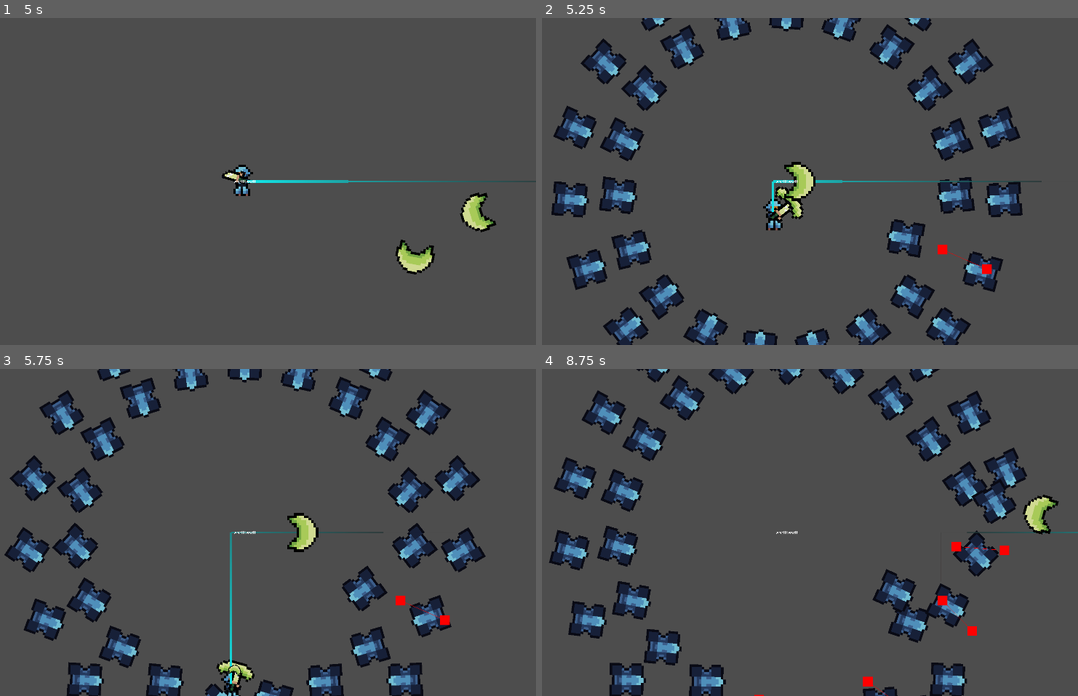
Above: before the commit, frames 1-4 (two rows, left to right).
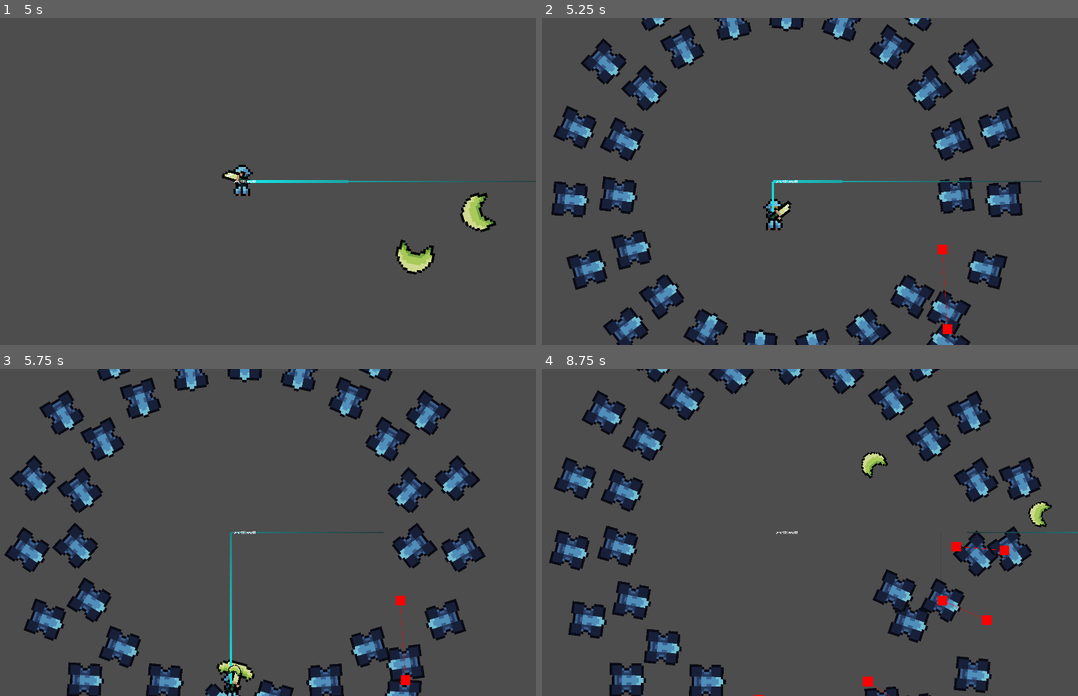
Above: after the commit, the same moments.

Repository: Augrider/Project-Endless
Game: Godot game, scene res://Main.tscn
Two runs of this game, one before a commit and one after it. Both use one fixed random seed, a clock stepped at 60 frames per second and the inputs below.
Inputs (mouse positions are in pixels of both pictures, inside the frame that each line leads up to):
- Up to frame 1 (5 s): tap Enter at 0.5 s; move the mouse to (375, 165) at 0.52 s; press the mouse at (375, 165) at 0.53 s; hold D (move_right) 0.53-1.28 s; move the mouse to (128, 197) at 1.27 s; release the mouse at (128, 197) at 1.28 s; hold S (move_back) 1.28-2.03 s; click (128, 197) at 1.35 s; move the mouse to (305, 109) at 2.02 s; press the mouse at (305, 109) at 2.03 s; hold D (move_right) 2.03-2.78 s; move the mouse to (214, 246) at 2.77 s; release the mouse at (214, 246) at 2.78 s; hold W (move_forward) 2.78-3.53 s; click (214, 246) at 2.85 s; move the mouse to (418, 230) at 3.52 s; press the mouse at (418, 230) at 3.53 s; hold A (move_left) from 3.53 s (still down); move the mouse to (69, 132) at 4.27 s; release the mouse at (69, 132) at 4.28 s; click (69, 132) at 4.35 s
- Up to frame 2 (5.25 s): move the mouse to (815, 181) at 5.02 s; release A (move_left) at 5.03 s; press the mouse at (815, 181) at 5.03 s; hold S (move_back) from 5.03 s (still down)
- Up to frame 3 (5.75 s): keep holding S (move_back)
- Up to frame 4 (8.75 s): move the mouse to (697, 450) at 5.77 s; release S (move_back) at 5.78 s; release the mouse at (697, 450) at 5.78 s; hold D (move_right) 5.78-6.53 s; click (697, 450) at 5.85 s; move the mouse to (917, 516) at 6.52 s; press the mouse at (917, 516) at 6.53 s; hold W (move_forward) 6.53-7.28 s; move the mouse to (670, 548) at 7.27 s; release the mouse at (670, 548) at 7.28 s; hold D (move_right) 7.28-8.03 s; click (670, 548) at 7.35 s; move the mouse to (847, 460) at 8.02 s; press the mouse at (847, 460) at 8.03 s; hold S (move_back) from 8.03 s (still down)

Frame 1 is identical in both runs. In frame 2, 2.9% of the frame differs, in the area x 43-87%, y 44-100%; in frame 3, 2.8%; in frame 4, 5.2%, in the area x 59-97%, y 24-100%.

Commit message:
Projectile effects prototyping

Diff:
--- a/Enemies/Scripts/Enemy.gd
+++ b/Enemies/Scripts/Enemy.gd
@@ -1,9 +1,13 @@
 class_name Enemy extends CharacterBody2D
+
+enum SIZE_CLASS { SMALL=1, MEDIUM=2, BIG=3, LARGE=4 }
 
 @export var ability_targeted:EnemyAbility
 @export var ability_spread:EnemyAbility
 @export var ability_arena:EnemyAbility
 @export var ability_chase:EnemyAbility
+
+@export var size_class: SIZE_CLASS
 
 
 func _ready() -> void:
--- a/Projectiles/DEBUG_BladeProjectile.tscn
+++ b/Projectiles/DEBUG_BladeProjectile.tscn
@@ -2,6 +2,8 @@
 
 [ext_resource type="Script" uid="uid://binu511n125kt" path="res://Projectiles/Scripts/Projectile_Linear.gd" id="1_huhrl"]
 [ext_resource type="Texture2D" uid="uid://c56dm07wtv4ek" path="res://Player/Sprites/Player_Blade.png" id="2_huhrl"]
+[ext_resource type="Script" uid="uid://ckd8x1hw8ub5c" path="res://Projectiles/Scripts/Hit Detection/ProjectileHitbox.gd" id="3_jnw5o"]
+[ext_resource type="Script" uid="uid://cefbedj1l64rp" path="res://Projectiles/Scripts/Effects/Projectile_DealDamage.gd" id="4_h8ua1"]
 
 [sub_resource type="Curve" id="Curve_huhrl"]
 _data = [Vector2(0, 0), 0.0, 2.3021889, 0, 0, Vector2(1, 1), 0.0, 0.0, 0, 0]
@@ -28,10 +30,16 @@
 [node name="Area2D" type="Area2D" parent="." unique_id=1636163517]
 collision_layer = 4
 collision_mask = 10
+script = ExtResource("3_jnw5o")
 
 [node name="CollisionShape2D" type="CollisionShape2D" parent="Area2D" unique_id=896404539]
 position = Vector2(-1, 0)
 rotation = 1.5708
 shape = SubResource("1")
 
-[connection signal="area_entered" from="Area2D" to="." method="_on_Area2D_area_entered"]
+[node name="DamageEffect" type="Node2D" parent="." unique_id=937166733 node_paths=PackedStringArray("owner_projectile")]
+script = ExtResource("4_h8ua1")
+owner_projectile = NodePath("..")
+
+[connection signal="enemy_hit" from="Area2D" to="DamageEffect" method="_on_enemy_hit"]
+[connection signal="projectile_hit" from="Area2D" to="DamageEffect" method="_on_projectile_hit"]
--- a/Projectiles/DEBUG_BladeSwipe.tscn
+++ b/Projectiles/DEBUG_BladeSwipe.tscn
@@ -2,6 +2,8 @@
 
 [ext_resource type="Script" uid="uid://binu511n125kt" path="res://Projectiles/Scripts/Projectile_Linear.gd" id="1_nr5x5"]
 [ext_resource type="Texture2D" uid="uid://c56dm07wtv4ek" path="res://Player/Sprites/Player_Blade.png" id="2_nr5x5"]
+[ext_resource type="Script" uid="uid://ckd8x1hw8ub5c" path="res://Projectiles/Scripts/Hit Detection/ProjectileHitbox.gd" id="3_fk6mn"]
+[ext_resource type="Script" uid="uid://cefbedj1l64rp" path="res://Projectiles/Scripts/Effects/Projectile_DealDamage.gd" id="4_avdvq"]
 
 [sub_resource type="Curve" id="Curve_huhrl"]
 _data = [Vector2(0, 0), 0.0, 2.3021889, 0, 0, Vector2(1, 1), 0.0, 0.0, 0, 0]
@@ -27,10 +29,16 @@
 [node name="Area2D" type="Area2D" parent="." unique_id=1636163517]
 collision_layer = 4
 collision_mask = 10
+script = ExtResource("3_fk6mn")
 
 [node name="CollisionShape2D" type="CollisionShape2D" parent="Area2D" unique_id=896404539]
 position = Vector2(0.5, -1.9967556e-06)
 rotation = 1.5708
 shape = SubResource("RectangleShape2D_nr5x5")
 
-[connection signal="area_entered" from="Area2D" to="." method="_on_Area2D_area_entered"]
+[node name="DamageEffect" type="Node2D" parent="." unique_id=698197405 node_paths=PackedStringArray("owner_projectile")]
+script = ExtResource("4_avdvq")
+owner_projectile = NodePath("..")
+
+[connection signal="enemy_hit" from="Area2D" to="DamageEffect" method="_on_enemy_hit"]
+[connection signal="projectile_hit" from="Area2D" to="DamageEffect" method="_on_projectile_hit"]
--- a/Projectiles/DEBUG_EnemyProjectile.tscn
+++ b/Projectiles/DEBUG_EnemyProjectile.tscn
@@ -2,6 +2,8 @@
 
 [ext_resource type="Script" uid="uid://binu511n125kt" path="res://Projectiles/Scripts/Projectile_Linear.gd" id="1_xefyd"]
 [ext_resource type="Texture2D" uid="uid://d2o5t7kqyp8ph" path="res://Enemies/Sprites/Enemy_Projectile.png" id="2_xefyd"]
+[ext_resource type="Script" uid="uid://ckd8x1hw8ub5c" path="res://Projectiles/Scripts/Hit Detection/ProjectileHitbox.gd" id="3_he43r"]
+[ext_resource type="Script" uid="uid://cefbedj1l64rp" path="res://Projectiles/Scripts/Effects/Projectile_DealDamage.gd" id="4_77pso"]
 
 [sub_resource type="Curve" id="Curve_y1hf8"]
 _data = [Vector2(0, 0), 0.0, 5.8812203, 0, 0, Vector2(0.24890828, 0.8089888), 0.8576776, 0.8576776, 0, 0, Vector2(1, 1), 0.0, 0.0, 0, 0]
@@ -27,9 +29,18 @@
 [node name="Area2D" type="Area2D" parent="." unique_id=1636163517]
 collision_layer = 8
 collision_mask = 4
+script = ExtResource("3_he43r")
 
 [node name="CollisionShape2D" type="CollisionShape2D" parent="Area2D" unique_id=896404539]
 rotation = 1.5708
 shape = SubResource("1")
 
-[connection signal="area_entered" from="Area2D" to="." method="_on_Area2D_area_entered"]
+[node name="DamageEffect" type="Node2D" parent="." unique_id=1865099451 node_paths=PackedStringArray("owner_projectile")]
+script = ExtResource("4_77pso")
+owner_projectile = NodePath("")
+
+[node name="CollisionShape2D" type="CollisionShape2D" parent="." unique_id=1558243646]
+rotation = 1.5708
+shape = SubResource("1")
+
+[connection signal="projectile_hit" from="Area2D" to="DamageEffect" method="_on_projectile_hit"]
--- /dev/null
+++ b/Projectiles/Scripts/Effects/Projectile_DealDamage.gd
@@ -0,0 +1,19 @@
+extends Node
+
+#Damage should be dependant on power
+#TODO: Add centralized collisions resolve if nessesary
+@export var owner_projectile:Projectile
+
+
+func _on_projectile_hit(projectile: Projectile) -> void:
+	print_debug("Projectile collided with projectile")
+	projectile.reduce_power(owner_projectile.power)
+	#owner_projectile.reduce_power(projectile.power)
+
+func _on_player_hit(player:Player):
+	player.deal_damage()
+	owner_projectile.destroy()
+
+func _on_enemy_hit(enemy:Enemy):
+	enemy.queue_free()
+	owner_projectile.destroy()
--- /dev/null
+++ b/Projectiles/Scripts/Effects/Projectile_Deflect.gd
@@ -0,0 +1,26 @@
+extends Node
+
+@export var owner_projectile:Projectile
+
+
+func _on_projectile_hit(projectile: Projectile) -> void:
+	#change projectile allegiance
+	projectile.set_allegiance(owner_projectile.allegiance)
+	#first, reverse the direction
+	#then, based on small random, random direction and power of both projectiles
+	#rotate the direction
+	projectile.rotation_degrees = get_projectile_direction(projectile)
+	#And add some velocity and power
+	projectile.add_power(owner_projectile.power)
+	#And reduce our own
+	owner_projectile.reduce_power(1)
+
+func get_projectile_direction(projectile:Projectile):
+	var target_rotation:float = owner_projectile.rotation_degrees
+	var change_direction: int = 1 if randi() % 1 > 0 else -1
+	target_rotation += randf_range(-5, 5)
+
+	if projectile.power > owner_projectile.power:
+		target_rotation += change_direction * 150 * (projectile.power-owner_projectile.power)/10
+
+	return target_rotation
--- /dev/null
+++ b/Projectiles/Scripts/Effects/Projectile_Push.gd
@@ -0,0 +1,26 @@
+extends Node
+
+#Push should be dependant on size of enemy.
+#Small and medium enemies are turned into projectile
+#Bigger enemies push you instead
+@export var owner_projectile:Projectile
+
+
+func _on_player_hit(player:Player):
+	# Player push is not dependant on class, only power
+	push(player, owner_projectile.global_position, owner_projectile.power)
+
+func _on_enemy_hit(enemy:Enemy):
+	var player = Players.get_player()
+	# Enemy push is based on size
+	# If enemy is not bigger than big, then push enemy
+	if enemy.size_class <= Enemy.SIZE_CLASS.BIG:
+		push(enemy, player.global_position, owner_projectile.power/enemy.size_class)
+	# If enemy is bigger than small, then push player
+	if enemy.size_class > Enemy.SIZE_CLASS.SMALL:
+		push(player, enemy.global_position, owner_projectile.power*enemy.size_class/2)
+
+
+
+func push(node:Node2D, origin: Vector2, power: float):
+	pass
--- /dev/null
+++ b/Projectiles/Scripts/Hit Detection/ProjectileHitbox.gd
@@ -0,0 +1,26 @@
+extends Area2D
+
+signal player_hit(player: Player)
+signal enemy_hit(enemy: Enemy)
+
+signal projectile_hit(projectile: Projectile)
+
+#TODO: Wall, ground if needed
+
+signal any_hit(object: Node2D)
+
+
+# Called when the node enters the scene tree for the first time.
+func _ready() -> void:
+	body_entered.connect(_on_body_entered)
+
+
+func _on_body_entered(body: Node2D):
+	if body is Player:
+		player_hit.emit(body)
+	elif body is Enemy:
+		enemy_hit.emit(body)
+	elif body is Projectile:
+		projectile_hit.emit(body)
+
+	any_hit.emit(body)
--- /dev/null
+++ b/Projectiles/Scripts/Hit Detection/RaycastHitDetection.gd
@@ -0,0 +1,14 @@
+extends RayCast2D
+signal player_hit(player: Player)
+signal enemy_hit(enemy: Enemy)
+
+#TODO: Wall, ground if needed
+
+signal any_hit(object: Node2D)
+
+const MAX_LENGTH := 100
+
+#Hits are invoked once per tick timer
+@export var _tick_timer: Timer
+
+#TODO: Add logic
--- a/Projectiles/Scripts/Projectile.gd
+++ b/Projectiles/Scripts/Projectile.gd
@@ -23,6 +23,10 @@
 		destroy()
 
 
+func set_allegiance(allegiance:int):
+	self.allegiance = allegiance
+	#Change collision mask values
+
 func is_allied_with(value:int)->bool:
 	return allegiance==value
 
--- a/Projectiles/Scripts/Projectile_Linear.gd
+++ b/Projectiles/Scripts/Projectile_Linear.gd
@@ -35,23 +35,3 @@
 	tween.tween_property(self, "scale", Vector2.ZERO, 0.1)
 	tween.tween_callback(Callable(self, "queue_free"))
 	tween.play()
-
-
-
-func _on_Area2D_area_entered(area: Area2D) -> void:
-	var parent = area.get_parent()
-
-	if parent is Projectile:
-		var projectile:Projectile = parent
-
-		#if !projectile.is_allied_with(allegiance):
-		var projectilePower = projectile.power
-		projectile.reduce_power(power)
-		reduce_power(projectilePower)
-
-	if area is Destructible:
-		var destructible:Destructible = area
-
-		#if !destructible.is_allied_with(allegiance):
-		destructible.apply_damage(power)
-		destroy()
Not shown, added: Projectiles/Scripts/Effects/Projectile_DealDamage.gd.uid
Not shown, added: Projectiles/Scripts/Effects/Projectile_Deflect.gd.uid
Not shown, added: Projectiles/Scripts/Effects/Projectile_Push.gd.uid
Not shown, added: Projectiles/Scripts/Hit Detection/ProjectileHitbox.gd.uid
Not shown, added: Projectiles/Scripts/Hit Detection/RaycastHitDetection.gd.uid
